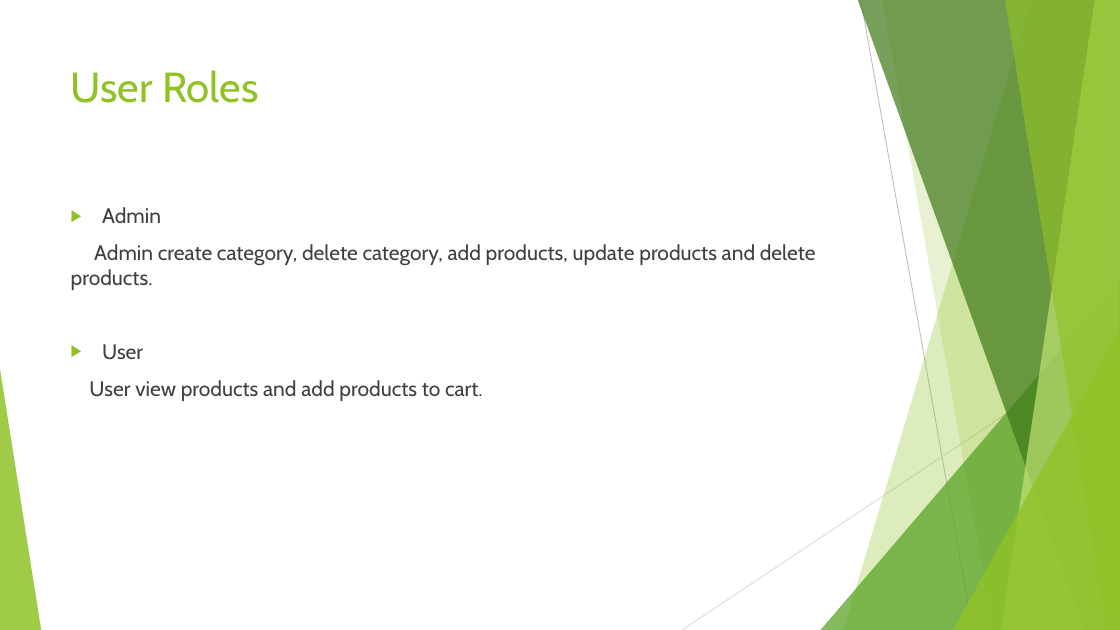
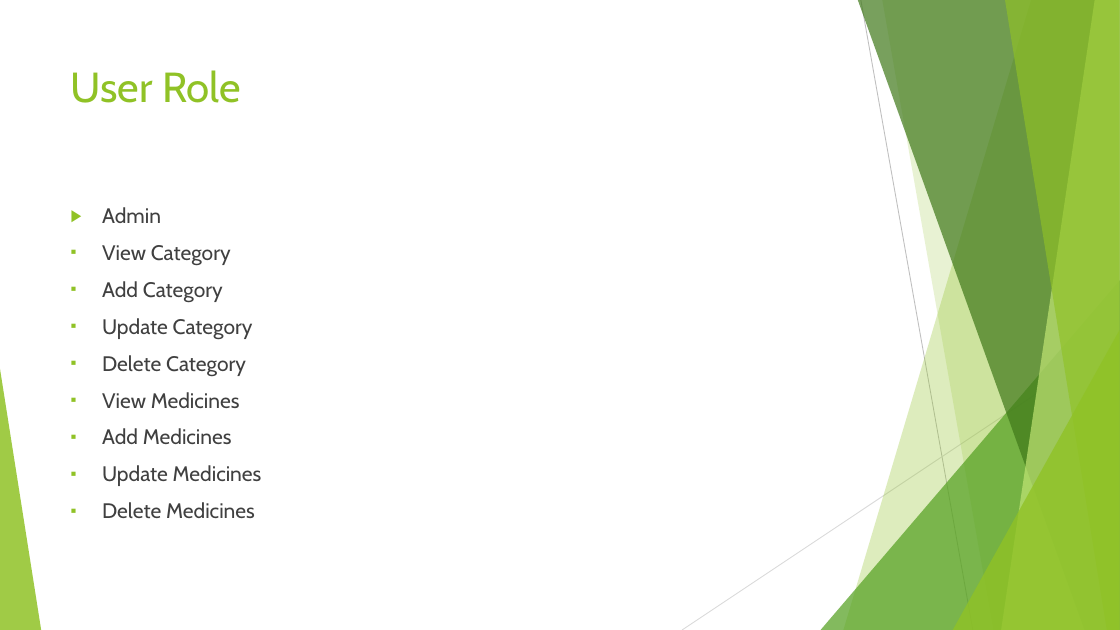
Before and after one commit to keshavgupta16-17/Pharmacy-Project-SRS-Document-and-ppt, a slide deck: slide 7 of OPMS.pptx (slide 6 before the commit). Drawn at 1120x630 pixels with LibreOffice and Linux fonts; fonts in the diff are those of the drawing. Boxes give left, top, right and bottom in pixels: in the first picture for what was removed or moved away, otherwise in the second. Text is boxed around its words. In the diff, an @@ line names an element or a change of style, - is before the commit and + after.

```diff
--- a/OPMS.pptx
+++ b/OPMS.pptx
@@ title at [71, 70, 241, 103]: text changed @@
-User Roles
+User Role
@@ text at [102, 245, 262, 518]: text changed @@
-Admin create category, delete category, add products, update products and delete products.
-▶ User
-User view products and add products to cart.
+▪ View Category
+▪ Add Category
+▪ Update Category
+▪ Delete Category
+▪ View Medicines
+▪ Add Medicines
+▪ Update Medicines
+▪ Delete Medicines
```
Also in this commit, not shown: 3 other slides changed, 2 slides added, 1 slide removed, 1 other file.
